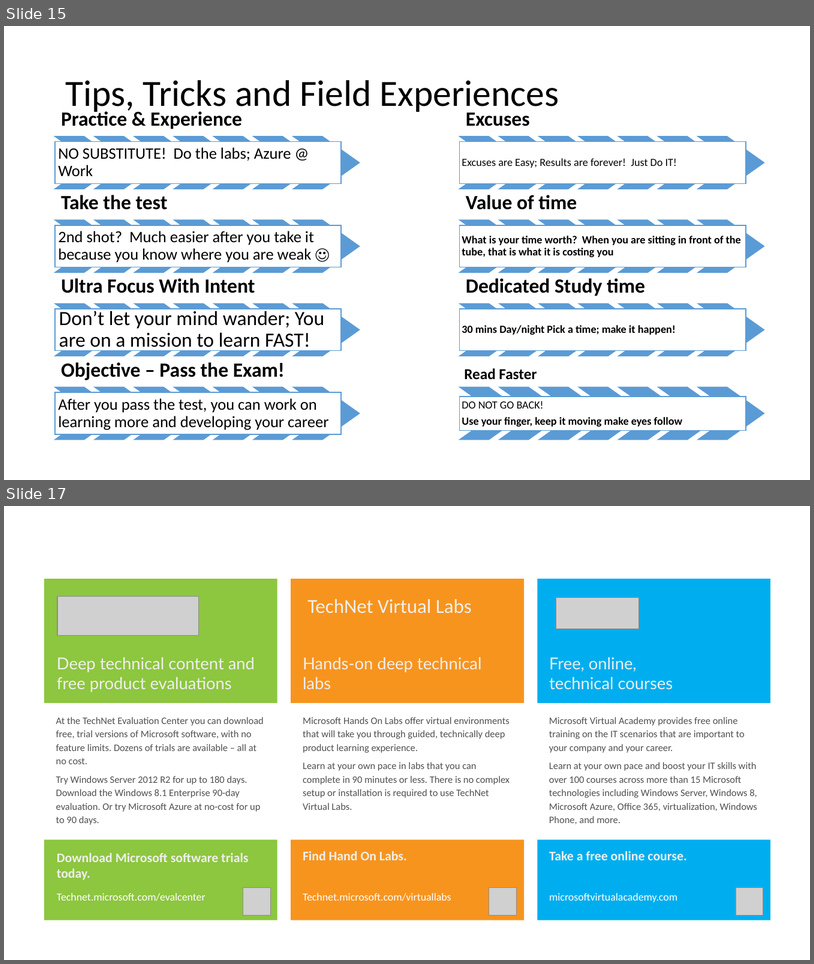
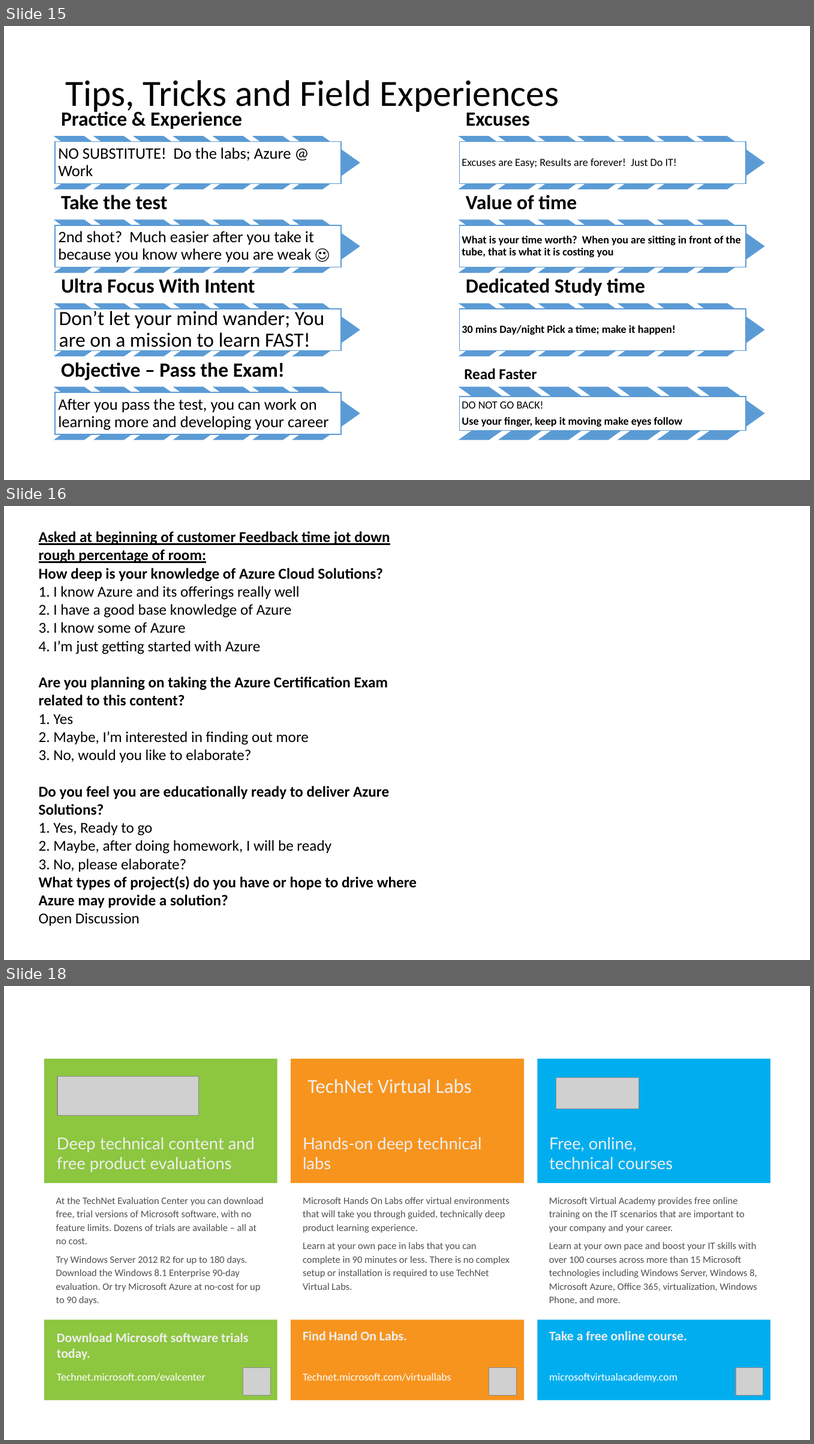
Before and after one commit to guruskill/70-534, a slide deck: Events/2017-06-13-NYC/Presentations/70-534-DevOps-and-NextSteps.pptx. Shown one above the other, each under a label of ours: slides 15 and 17 before the commit, slides 15, 16 and 18 after it; the slides between them are not shown. The pictures are 814x964 and 814x1444 pixels, drawn with LibreOffice and Linux fonts; fonts in the diff are those of the drawing; grey boxes stand for pictures; background and template pictures are left out. Boxes give left, top, right and bottom in pixels: in the first picture for what was removed or moved away, otherwise in the second. Text is boxed around its words. In the diff, an @@ line names an element or a change of style, - is before the commit and + after.

```diff
--- a/Events/2017-06-13-NYC/Presentations/70-534-DevOps-and-NextSteps.pptx
+++ b/Events/2017-06-13-NYC/Presentations/70-534-DevOps-and-NextSteps.pptx
@@ slide 16 added at (x1=4, y1=506, x2=810, y2=960), background #FFFFFF @@
@@ text added at (x1=39, y1=531, x2=417, y2=925), 18 pt, text #000000, bold @@
+Asked at beginning of customer Feedback time jot down rough percentage of room:
+How deep is your knowledge of Azure Cloud Solutions?
+1. I know Azure and its offerings really well
+2. I have a good base knowledge of Azure
+3. I know some of Azure
+4. I’m just getting started with Azure
+Are you planning on taking the Azure Certification Exam related to this content?
+1. Yes
+2. Maybe, I’m interested in finding out more
+3. No, would you like to elaborate?
+Do you feel you are educationally ready to deliver Azure Solutions?
+1. Yes, Ready to go
+2. Maybe, after doing homework, I will be ready
+3. No, please elaborate?
+What types of project(s) do you have or hope to drive where Azure may provide a solution?
+Open Discussion
@@ what was slide 17 is now slide 18 @@
```
Also in this commit, not shown: 2 slides changed, 1 other slide added, 1 slide removed, 4 other files.
